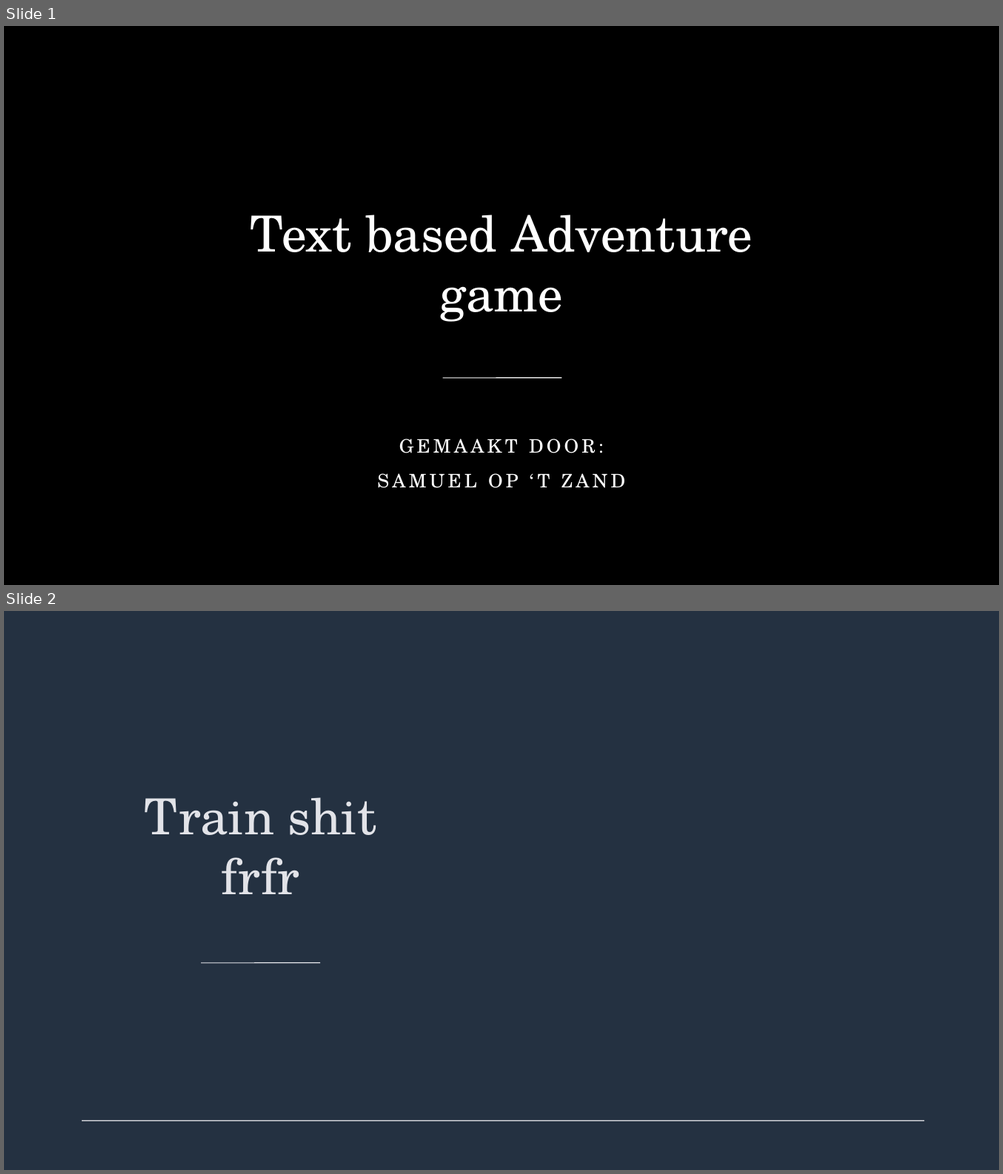
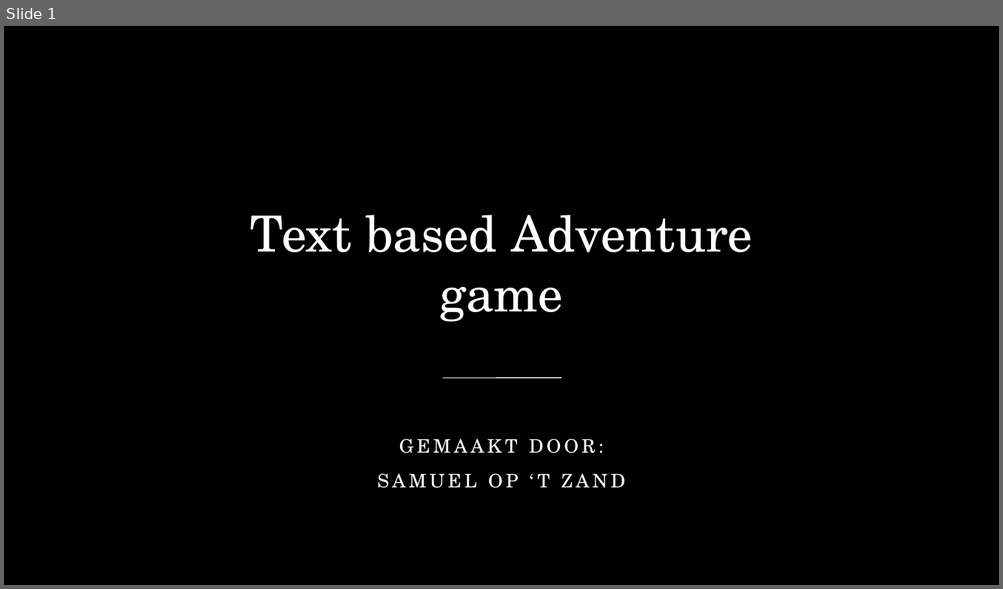
Before and after one commit to SamuelOptZand/Textbased_Adventure, a slide deck: Text based Adventure game.odp. Shown one above the other, each under a label of ours: slides 1 and 2 before the commit, slide 1 after it. The pictures are 1003x1174 and 1003x589 pixels, drawn with LibreOffice and Linux fonts; fonts in the diff are those of the drawing; background and template pictures are left out. Boxes give left, top, right and bottom in pixels: in the first picture for what was removed or moved away, otherwise in the second. Text is boxed around its words. In the diff, an @@ line names an element or a change of style, - is before the commit and + after.

```diff
--- a/Text based Adventure game.odp
+++ b/Text based Adventure game.odp
@@ slide 2 removed at [4,611,999,1170], background picture (left out) @@
@@ freeform shape removed at [82,681,439,1105] @@
@@ title removed at [145,797,376,894] @@
-Train shit frfr
@@ line removed from (320, 963) to (201, 963) @@
@@ line removed from (82, 1122) to (924, 1122) @@
```
Also in this commit, not shown: 6 slides added, 1 other slide removed, 1 other file.
